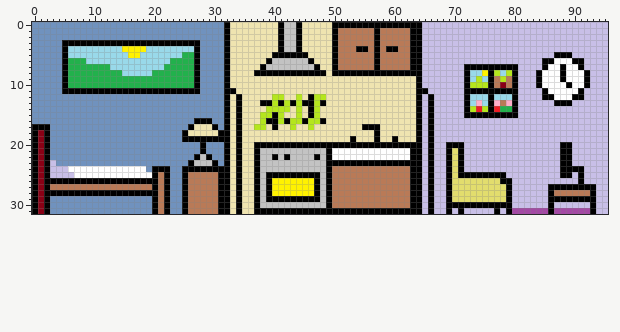
Sprite sheet, stored at static/webgames/tower/assets/flat3.png. This is how it looked before the edit.
The file is 96x32 pixels.
New version:
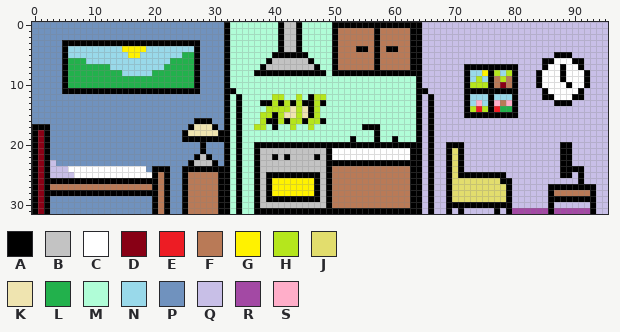
Palette (. is transparent): A #000000  B #c3c3c3  C #ffffff  D #880015  E #ed1c24  F #b97a57  G #fff200  H #b5e61d  J #e2dd6d  K #efe4b0  L #22b14c  M #b0fdd7  N #99d9ea  P #7092be  Q #c8bfe7  R #a349a4  S #ffaec9
Change:
y 0..4: x 33..40 KKKKKKKK -> MMMMMMMM; x 45..49 KKKKK -> MMMMM
y 5: x 33..39 KKKKKKK -> MMMMMMM; x 46..49 KKKK -> MMMM
y 6: x 33..38 KKKKKK -> MMMMMM; x 47..49 KKK -> MMM
y 7: x 33..37 KKKKK -> MMMMM; x 48..49 KK -> MM
y 8: x 33..36 KKKK -> MMMM; x 49 K -> M
y 9..10: x 33..63 KKKKKKKKKKKKKKKKKKKKKKKKKKKKKKK -> MMMMMMMMMMMMMMMMMMMMMMMMMMMMMMM
y 11: x 34..63 KKKKKKKKKKKKKKKKKKKKKKKKKKKKKK -> MMMMMMMMMMMMMMMMMMMMMMMMMMMMMM
y 12: x 33 K -> M; x 35..39 KKKKK -> MMMMM; x 42..43 KK -> MM; x 45 K -> M; x 49..63 KKKKKKKKKKKKKKK -> MMMMMMMMMMMMMMM
y 13: x 33 K -> M; x 35..37 KKK -> MMM; x 49..63 KKKKKKKKKKKKKKK -> MMMMMMMMMMMMMMM
y 14: x 33 K -> M; x 35..38 KKKK -> MMMM; x 48..63 KKKKKKKKKKKKKKKK -> MMMMMMMMMMMMMMMM
y 15: x 33 K -> M; x 35..37 KKK -> MMM; x 48..63 KKKKKKKKKKKKKKKK -> MMMMMMMMMMMMMMMM
y 16: x 33 K -> M; x 35..37 KKK -> MMM; x 49..63 KKKKKKKKKKKKKKK -> MMMMMMMMMMMMMMM
y 17: x 33 K -> M; x 35..36 KK -> MM; x 39 K -> M; x 41..42 KK -> MM; x 44..45 KK -> MM; x 47..54 KKKKKKKK -> MMMMMMMM; x 58..63 KKKKKK -> MMMMMM
y 18: x 33 K -> M; x 35..56 KKKKKKKKKKKKKKKKKKKKKK -> MMMMMMMMMMMMMMMMMMMMMM; x 58..63 KKKKKK -> MMMMMM
y 19: x 33 K -> M; x 35..52 KKKKKKKKKKKKKKKKKK -> MMMMMMMMMMMMMMMMMM; x 54..56 KKK -> MMM; x 58..59 KK -> MM; x 61..63 KKK -> MMM
y 20..31: x 33 K -> M; x 35..36 KK -> MM
Changed places in both pictures, as pixel boxes (x1, y1, x2, y2):
changed: (230, 22, 416, 214)
